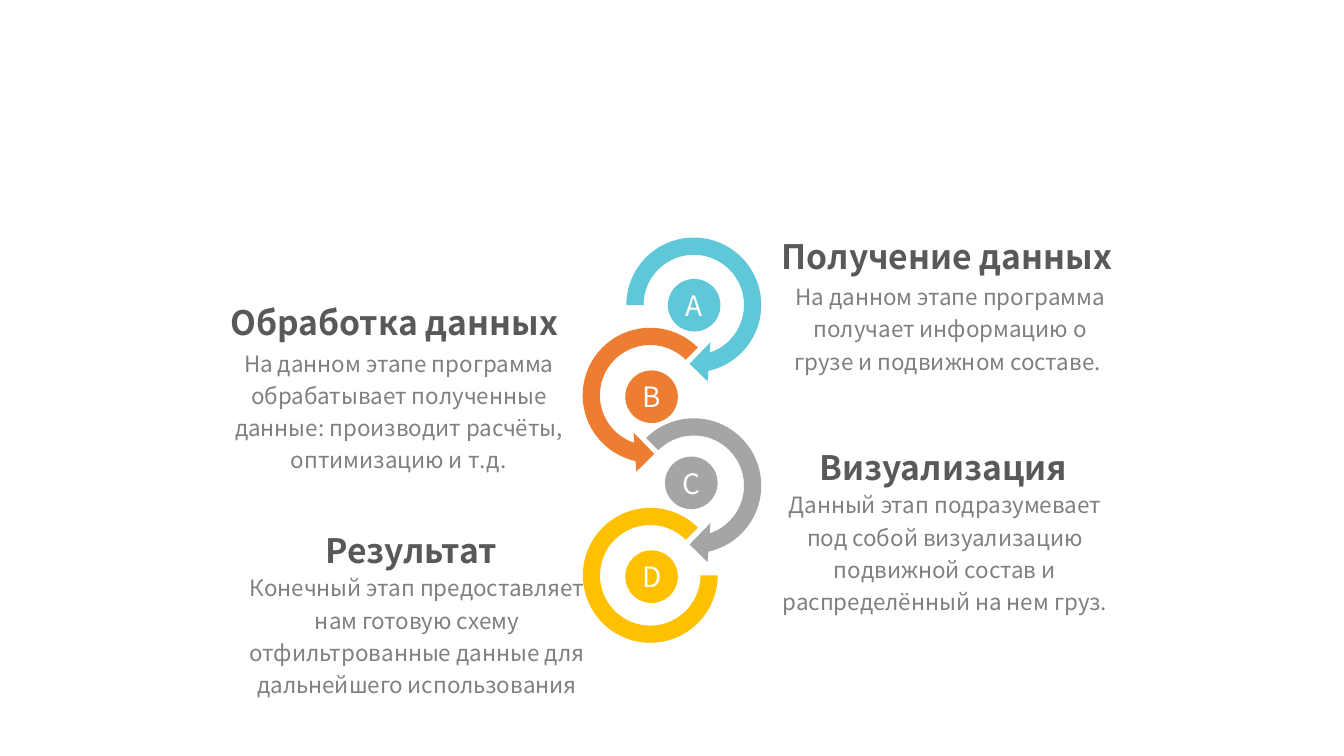
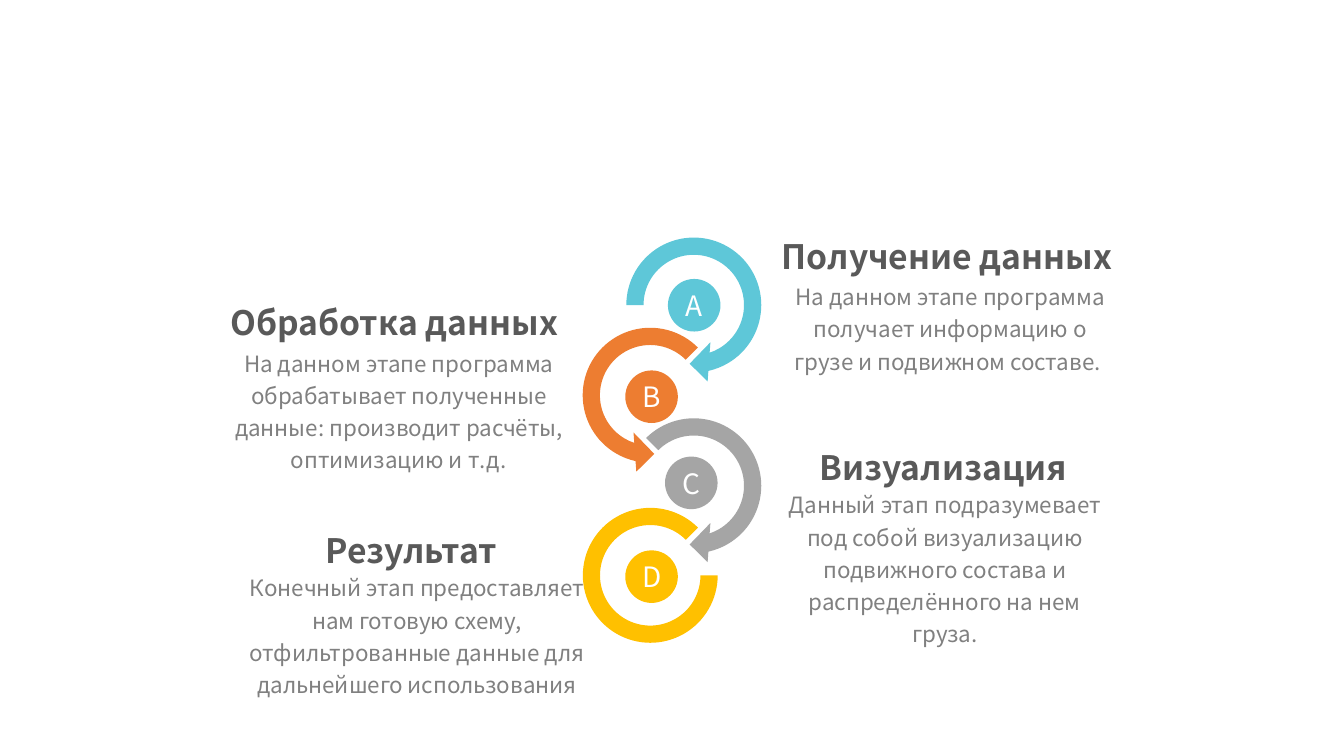
Before and after one commit to comradeoff/trainCat, a slide deck: slide 5 of Презентация.pptx. Drawn at 1344x756 pixels with LibreOffice and Linux fonts; fonts in the diff are those of the drawing; background and template pictures are left out. Boxes give left, top, right and bottom in pixels: in the first picture for what was removed or moved away, otherwise in the second. Text is boxed around its words. In the diff, an @@ line names an element or a change of style, - is before the commit and + after.

```diff
--- a/Презентация.pptx
+++ b/Презентация.pptx
@@ text at (788, 495, 1101, 647): text changed @@
-Данный этап подразумевает под собой визуализацию подвижной состав и распределённый на нем груз.
+Данный этап подразумевает под собой визуализацию подвижного состава и распределённого на нем груза.
@@ text at (250, 574, 584, 697): text changed @@
-Конечный этап предоставляет нам готовую схему отфильтрованные данные для дальнейшего использования
+Конечный этап предоставляет нам готовую схему, отфильтрованные данные для дальнейшего использования
```
Also in this commit, not shown: 3 other slides changed.
